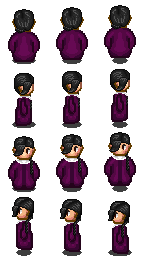
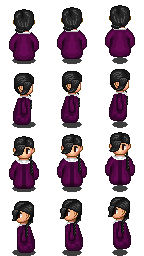
Layers edited between the first and the second w=144, h=256 image:
renamed "hair-black" to "hair", painted on it over [12,15,130,238]
renamed "eyes-dark_brown" to "eyes", painted on it over [18,82,126,218]
painted on "head" over [13,15,131,224]
renamed "robes-detail" to "robe_detail", painted on it over [16,28,128,228]
removed layer "robes" over [8,28,136,254]
renamed "ears" to "robe", moved it above "body", painted on it over [9,15,135,253]
painted on "body" over [8,26,136,254]
painted on "shadow" over [12,249,132,256]
